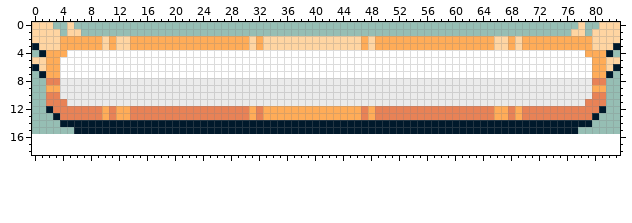
Two versions of one pixel-art file, NeverShallWeDie/Assets/Sprites/UI/health_container.aseprite. The picture above is the old version.
84x16 pixels, 1 frame. The old version is drawn lined up with the new one, on the new canvas.
Once edited:
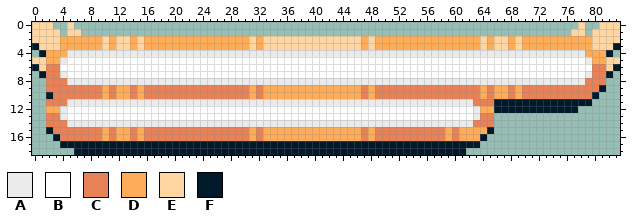
Palette (. is transparent): A #ebebeb  B #ffffff  C #e88256  D #ffac58  E #ffd5a2  F #00192b
From old to new:
canvas 84x16 -> 84x19
y 2..3: x 15 D -> E; x 64 D -> E
y 4: x 5..78 BBBBBBBBBBBBBBBBBBBBBBBBBBBBBBBBBBBBBBBBBBBBBBBBBBBBBBBBBBBBBBBBBBBBBBBBBB -> AAAAAAAAAAAAAAAAAAAAAAAAAAAAAAAAAAAAAAAAAAAAAAAAAAAAAAAAAAAAAAAAAAAAAAAAAA
y 5: x 4 B -> A; x 79 B -> A
y 6: x 2..3 DD -> CC; x 80..81 DD -> CC
y 7: x 2..4 DDB -> CCA; x 79..81 BDD -> ACC
y 8: x 4 A -> C; x 79 A -> C
y 9: x 2..81 DDAAAAAAAAAAAAAAAAAAAAAAAAAAAAAAAAAAAAAAAAAAAAAAAAAAAAAAAAAAAAAAAAAAAAAAAAAAAADD -> CCCCCCCCDCDDCDCCCCCCCCCCCCCCCDCDDDDDDDDDDDDDDCDCCCCCCCCCCCCCCCDCDDCDCCCCCCCCCCCF
y 10: x 2 C -> F; x 4..81 AAAAAAAAAAAAAAAAAAAAAAAAAAAAAAAAAAAAAAAAAAAAAAAAAAAAAAAAAAAAAAAAAAAAAAAAAAAACC -> CCCCCCDCDDCDCCCCCCCCCCCCCCCDCDDDDDDDDDDDDDDCDCCCCCCCCCCCCCCCDCDDCDCCCCCCCCCCF.
y 11: x 63..81 AAAAAAAAAAAAAAAACCC -> CCCFFFFFFFFFFFFFF..
y 12: x 2..81 FCCCCCCCDCDDCCCCCCCCCCCCCCCCCDCDDDDDDDDDDDDDDCDCCCCCCCCCCCCCCCCCDDCDCCCCCCCCCCCF -> DDABBBBBBBBBBBBBBBBBBBBBBBBBBBBBBBBBBBBBBBBBBBBBBBBBBBBBBBBBBADDFFFFFFFFFFFF....
y 13: x 2..63 .FCCCCCCDCDDCCCCCCCCCCCCCCCCCDCDDDDDDDDDDDDDDCDCCCCCCCCCCCCCCC -> CCABBBBBBBBBBBBBBBBBBBBBBBBBBBBBBBBBBBBBBBBBBBBBBBBBBBBBBBBBBA; x 66..80 DDCDCCCCCCCCCCF -> ...............
y 14: x 2..79 ..FFFFFFFFFFFFFFFFFFFFFFFFFFFFFFFFFFFFFFFFFFFFFFFFFFFFFFFFFFFFFFFFFFFFFFFFFFFF -> CCCAAAAAAAAAAAAAAAAAAAAAAAAAAAAAAAAAAAAAAAAAAAAAAAAAAAAAAAAAACCC..............
y 15: x 2..64 ....FFFFFFFFFFFFFFFFFFFFFFFFFFFFFFFFFFFFFFFFFFFFFFFFFFFFFFFFFFF -> FCCCCCCCDCDDCDCCCCCCCCCCCCCCCDCDDDDDDDDDDDDDDCDCCCCCCCCCCDCDDDD; x 66..77 FFFFFFFFFFFF -> ............
y 16: x 3..64 .............................................................. -> FCCCCCCDCDDCDCCCCCCCCCCCCCCCDCDDDDDDDDDDDDDDCDCCCCCCCCCCDCDDDF
y 17: x 4..63 ............................................................ -> FFFFFFFFFFFFFFFFFFFFFFFFFFFFFFFFFFFFFFFFFFFFFFFFFFFFFFFFFFFF
y 18: x 6..61 ........................................................ -> FFFFFFFFFFFFFFFFFFFFFFFFFFFFFFFFFFFFFFFFFFFFFFFFFFFFFFFF
Boxes around the changes in both pictures, in picture pixels (x1, y1, x2, y2):
changed: (46, 36, 606, 155)
